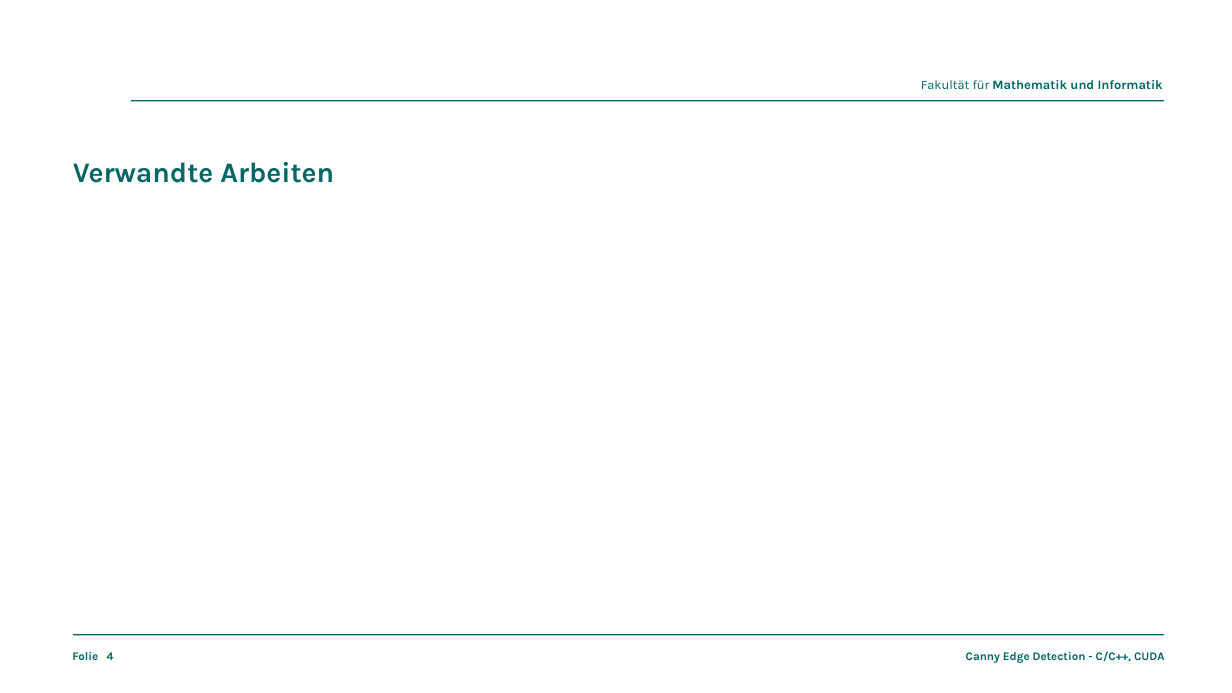
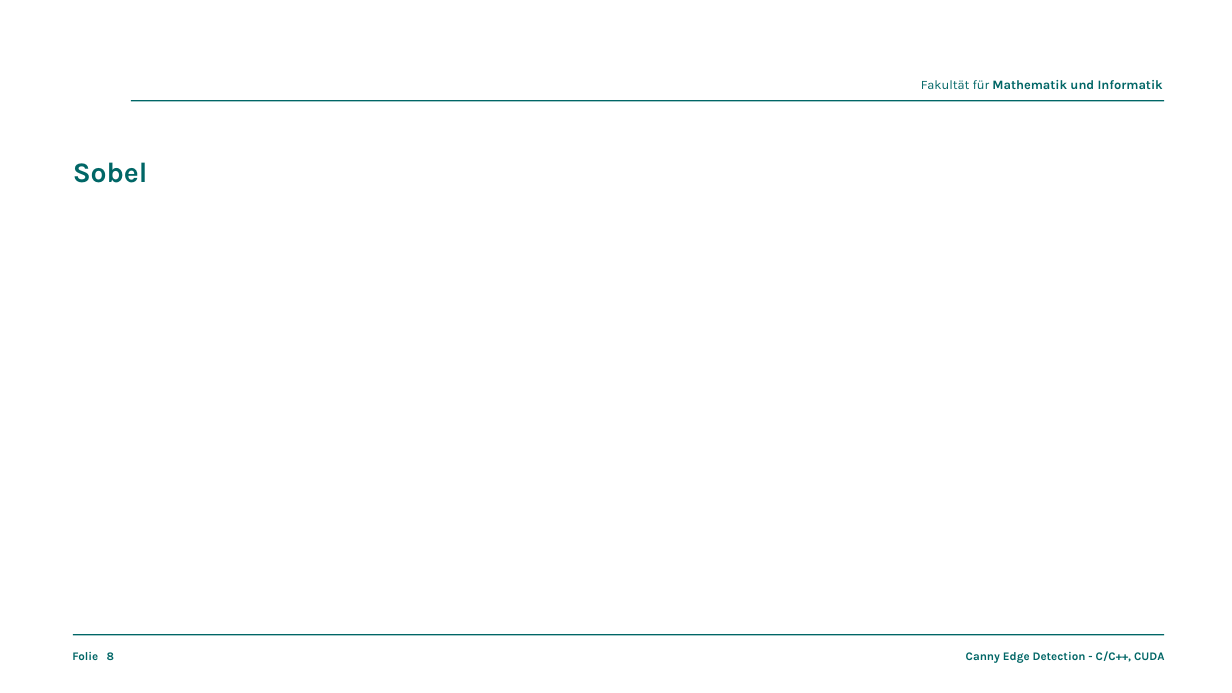
Before and after one commit to thomjur/fapra26-canny-edge-detection, a slide deck: slide 8 of presentation/canny-edge-detection.odp (slide 4 before the commit). Drawn at 1232x693 pixels with LibreOffice and Linux fonts; fonts in the diff are those of the drawing; background and template pictures are left out. Boxes give left, top, right and bottom in pixels: in the first picture for what was removed or moved away, otherwise in the second. Text is boxed around its words. In the diff, an @@ line names an element or a change of style, - is before the commit and + after.

```diff
--- a/presentation/canny-edge-detection.odp
+++ b/presentation/canny-edge-detection.odp
@@ title at (73,162,148,183): text changed @@
-Verwandte Arbeiten
+Sobel
@@ page number at (107,652,114,660): text changed @@
-4
+8
```
Also in this commit, not shown: 3 other slides changed, 3 slides added, 9 other files.
